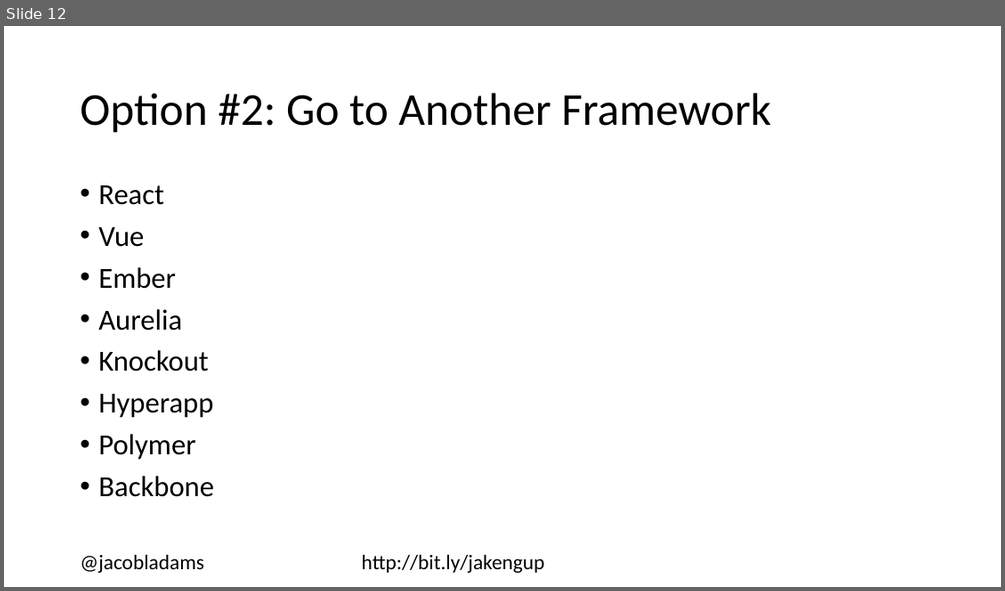
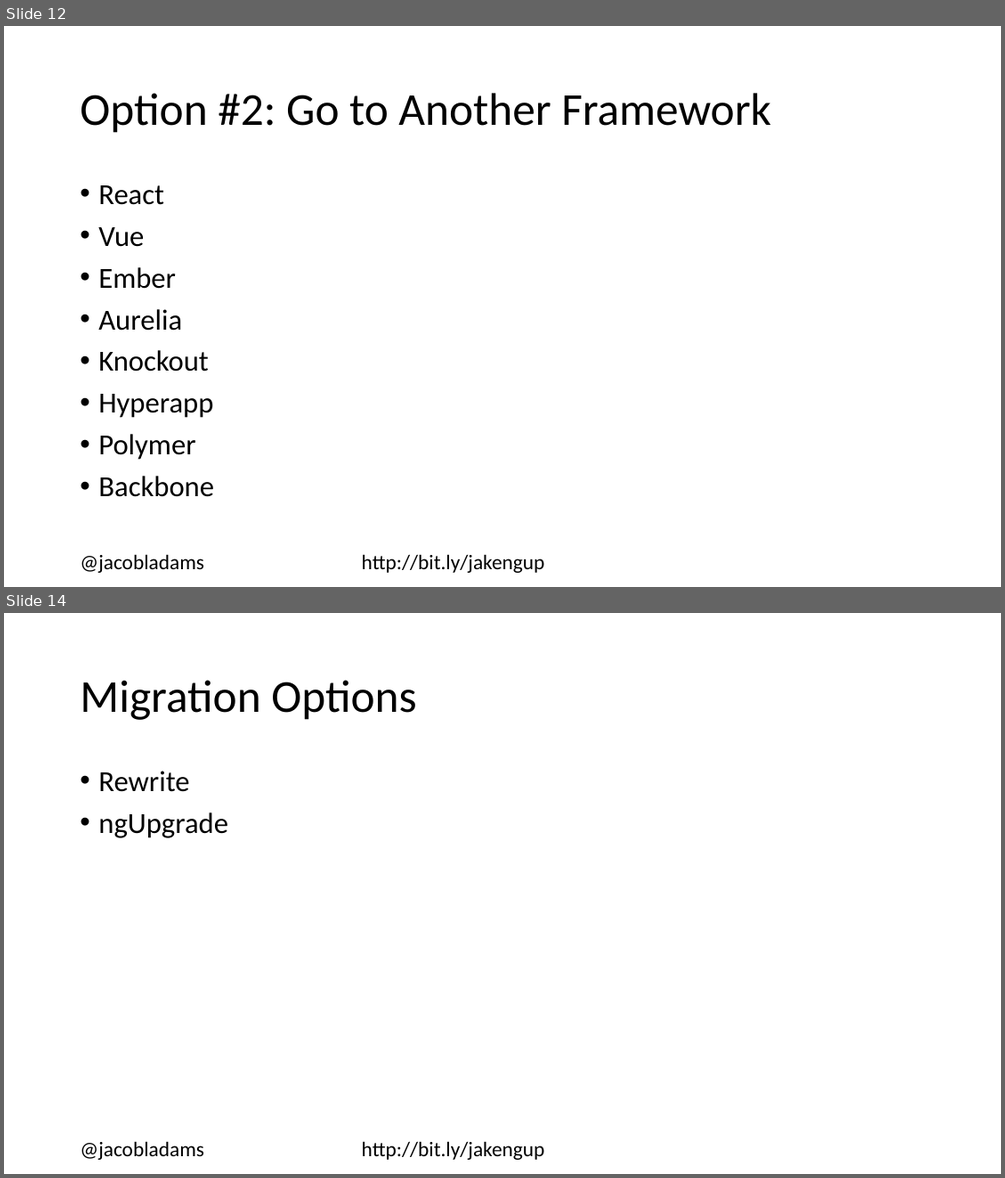
Before and after one commit to jacobladams/upgrading-from-angularjs-1-to-angular-2-plus-presentation, a slide deck: Upgrading from AngularJS 1 to Angular 2+.pptx. Shown one above the other, each under a label of ours: slide 12 before the commit, slides 12 and 14 after it; the slides between them are not shown. The pictures are 1005x591 and 1005x1178 pixels, drawn with LibreOffice and Linux fonts; fonts in the diff are those of the drawing. Boxes give left, top, right and bottom in pixels: in the first picture for what was removed or moved away, otherwise in the second. Text is boxed around its words. In the diff, an @@ line names an element or a change of style, - is before the commit and + after.

```diff
--- a/Upgrading from AngularJS 1 to Angular 2+.pptx
+++ b/Upgrading from AngularJS 1 to Angular 2+.pptx
@@ slide 14 added at [4,613,1001,1174], background #FFFFFF @@
@@ title added at [80,680,416,720], 44 pt, text #000000 @@
+Migration Options
@@ text added at [98,771,228,838], 28 pt, text #000000 @@
+• Rewrite
+• ngUpgrade
@@ text added at [80,1141,545,1159], 20 pt, text #000000 @@
+@jacobladams http://bit.ly/jakengup
```
Also in this commit, not shown: 7 slides changed, 8 other slides added.
